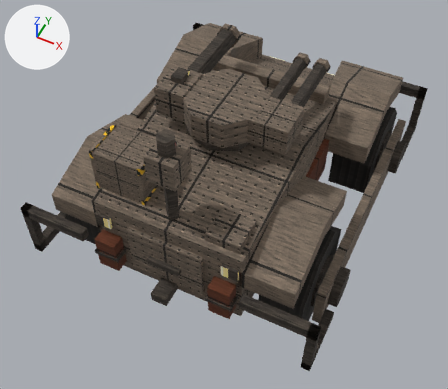
A saved change to the glTF model art/models/prairie_dog.glb.
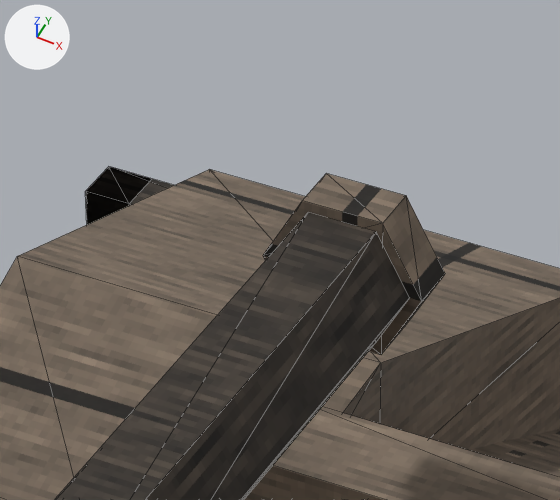
The first picture shows the older version from a 50 mm lens placed at (36.5, -81.4, 102.3), pointed at (0.8, -10.1, 13.1). The close-ups show the older and then the newer version on the part from 40% to 57% of the width and 0% to 17% of the height of that picture. Only the edits that show in the close-ups are written down. Arrows for +X, +Y and +Z are at upper left; the lights stay in place. The close-ups show mesh edges as thin lines. Where no turn or scale is listed for an object, it has been applied to the vertices. Vertices at exactly the same position are counted once.

Before the edit, the objects in view are built like this:
```python
me_bar_001 = bpy.data.meshes.new('bar.001')
me_bar_001.from_pydata(...)  # a box spanning x -28.2..-26.6, y 31.2..32.8, z 6.0..18.0
me_bar_001.materials.append(mat_steel_dark)  # picture img_dark
me_bar_002 = bpy.data.meshes.new('bar.002')
me_bar_002.from_pydata(...)  # a box spanning x -28.2..-15.0, y 31.2..32.8, z 16.0..18.0
me_bar_002.materials.append(mat_steel_dark)  # picture img_dark
me_barrel = bpy.data.meshes.new('barrel')
me_barrel.from_pydata(...)  # a 6-sided cylinder along y spanning x -2.0..2.0, y 4.2..19.6, z -1.7..1.7
me_barrel.materials.append(mat_steel_dark)  # picture img_dark
ob_bar_001 = bpy.data.objects.new('bar.001', me_bar_001)
ob_bar_001.location = (0.0, 0.0, 0.0)
ob_bar_002 = bpy.data.objects.new('bar.002', me_bar_002)
ob_bar_002.location = (0.0, 0.0, 0.0)
ob_barrel = bpy.data.objects.new('barrel', me_barrel)
ob_barrel.location = (-8.8, -9.0, 33.0)
# also in view: 'arch' at (-16.2, 18.0, 20.2); 'body' at (0.0, 1.0, 18.0); 'muzzle' at (-8.8, 11.3, 33.0); 'brow' at (0.0, 12.0, 25.0)
```
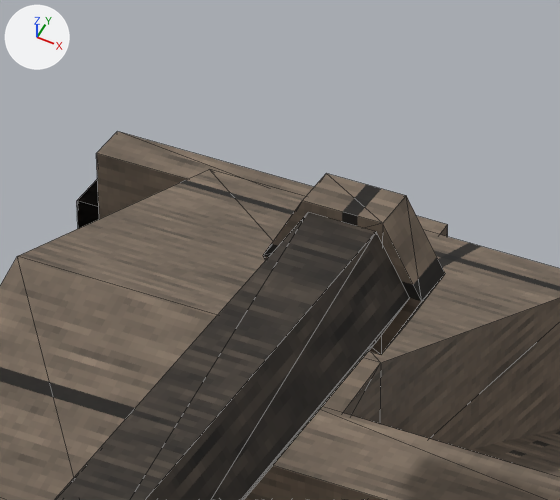
What the commit changed:
me_bar_001 is used by ob_bar_001; location (0.0, 0.0, 0.0).
me_bar_001 had 8 vertices, 12 faces and spanned x -28.2..-26.6, y 31.2..32.8, z 6.0..18.0.
me_bar_001 now has 8 vertices, 12 faces and spans x -28.2..-26.6, y 30.6..32.2, z 8.0..18.0.
me_bar_001 part 1: the whole mesh is scaled about its middle by (1, 1, 0.833), then moved by (0.0, -0.6, 1.0).
me_bar_002 is used by ob_bar_002; location (0.0, 0.0, 0.0).
me_bar_002 had 8 vertices, 12 faces and spanned x -28.2..-15.0, y 31.2..32.8, z 16.0..18.0.
me_bar_002 now has 8 vertices, 12 faces and spans x -28.2..-15.0, y 30.6..32.2, z 16.0..18.0.
me_bar_002 part 2: the whole mesh is moved by (0.0, -0.6, 0.0).
Mesh me_apron is new.
It is a box spanning x -26.6..-15.0, y 29.2..30.6, z 9.0..21.0.
It uses material mat_steel_plate (picture img_plate).
Object 'apron' (ob_apron) is new; it shows me_apron.
Its location is (0.0, 0.0, 0.0).

Boxes (x1, y1, x2, y2) around the edits, measured in the close-ups (560 x 500 px):
'apron', added (brown): after (96, 131, 448, 237)
'bar.001', moved, rescaled: before (86, 167, 152, 224); after (77, 181, 99, 229)
'bar.002', moved: before (86, 167, 174, 225); after (77, 180, 99, 228)
